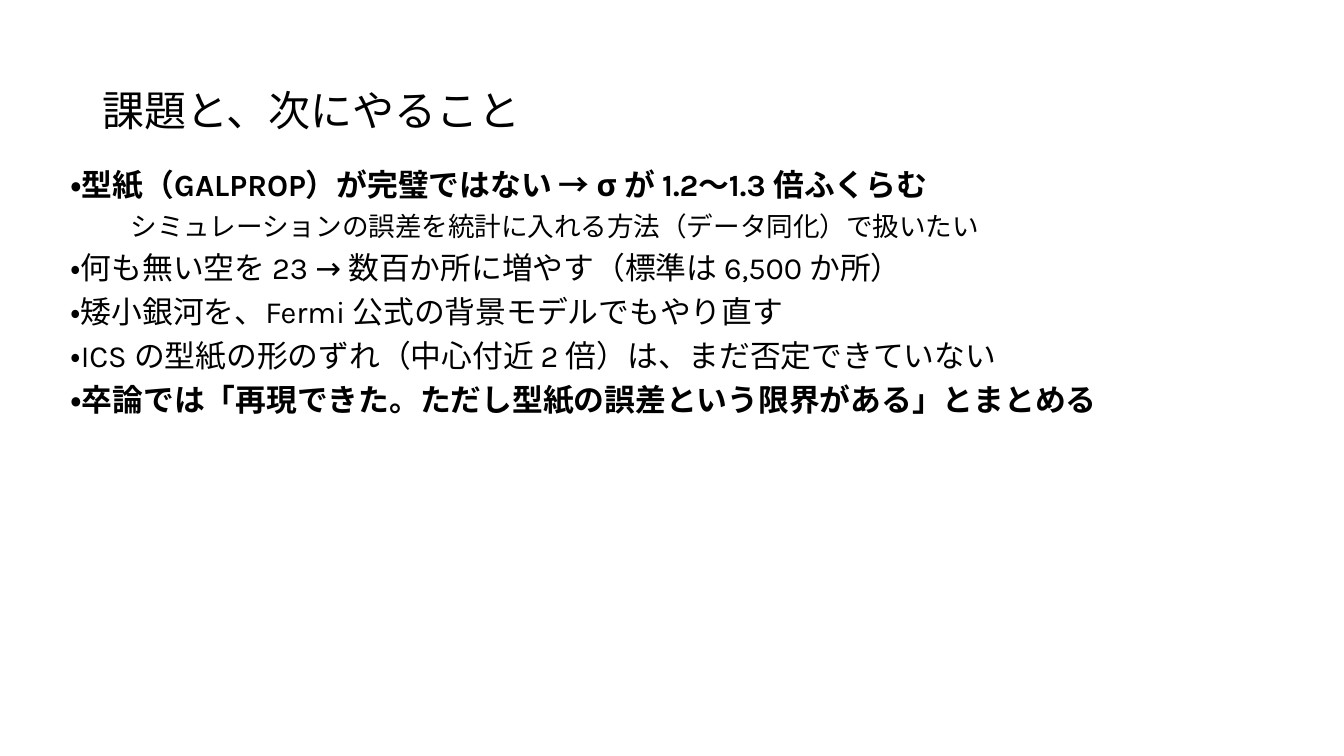
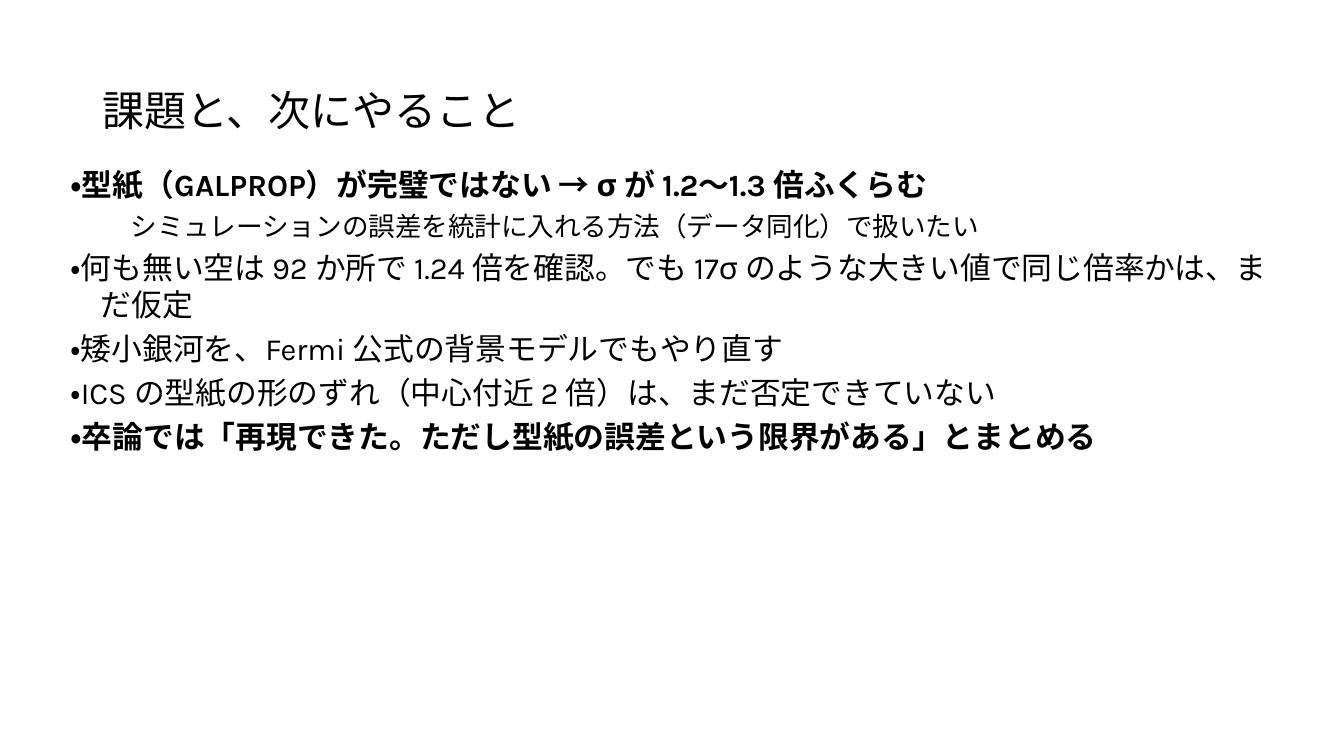
Before and after one commit to Mikann20041029/darkmatter-slides, a slide deck: slide 10 of slides/2026-10-09_研究報告_10枚版.pptx. Drawn at 1344x756 pixels with LibreOffice and Linux fonts; fonts in the diff are those of the drawing. Boxes give left, top, right and bottom in pixels: in the first picture for what was removed or moved away, otherwise in the second. Text is boxed around its words. In the diff, an @@ line names an element or a change of style, - is before the commit and + after.

```diff
--- a/slides/2026-10-09_研究報告_10枚版.pptx
+++ b/slides/2026-10-09_研究報告_10枚版.pptx
@@ text at <box>70,253,1266,319</box>: text changed @@
-・何も無い空を 23 → 数百か所に増やす（標準は 6,500 か所）
+・何も無い空は 92 か所で 1.24 倍を確認。でも 17σ のような大きい値で同じ倍率かは、まだ仮定
```
Also in this commit, not shown: 1 other slide changed.
